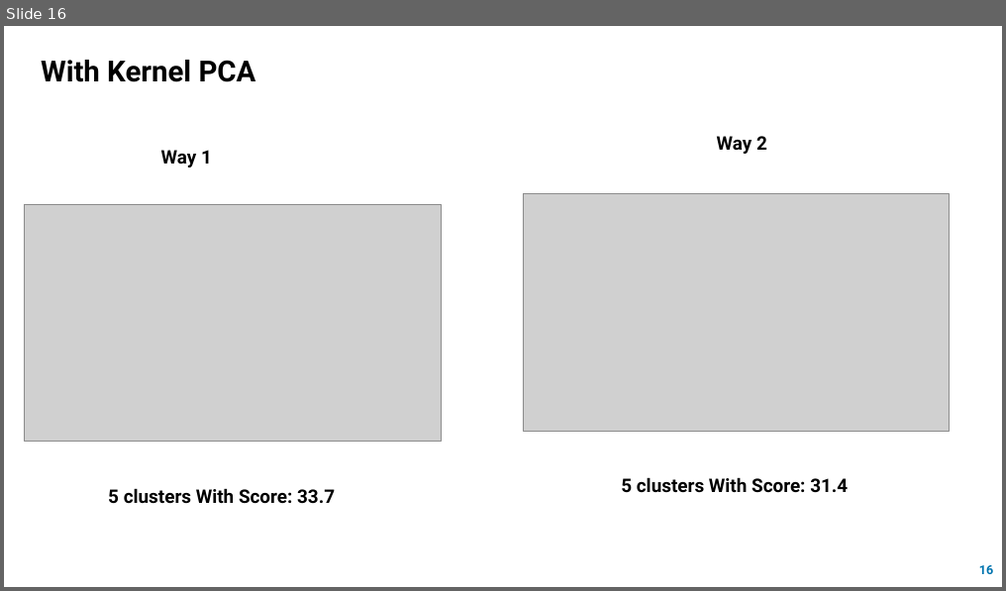
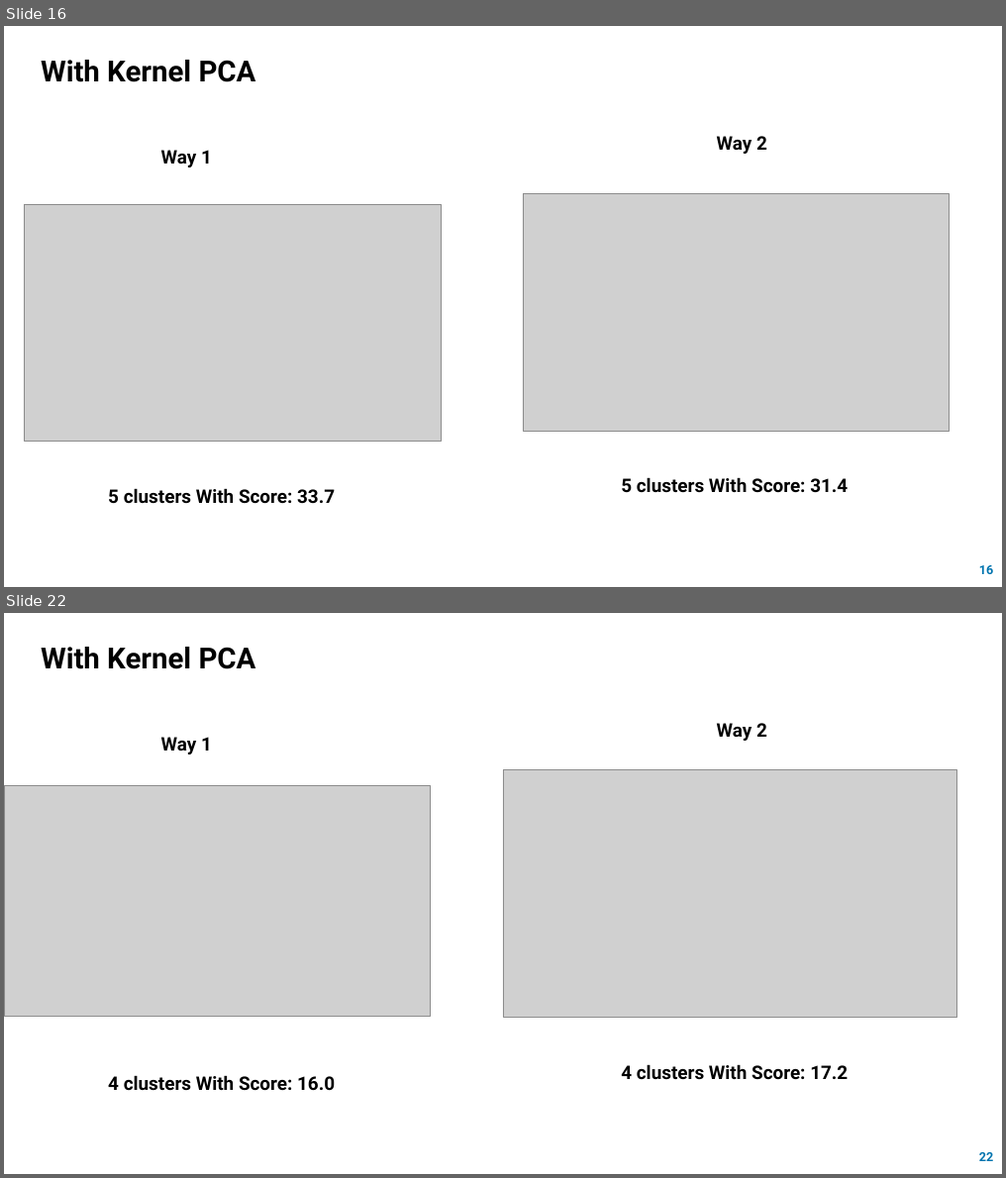
Before and after one commit to Reema-Khaseeb/clustering-credit-card-customer-segmentation, a slide deck: presentation/Credit Card Clustering.pptx. Shown one above the other, each under a label of ours: slide 16 before the commit, slides 16 and 22 after it; the slides between them are not shown. The pictures are 1006x591 and 1006x1178 pixels, drawn with LibreOffice and Linux fonts; fonts in the diff are those of the drawing; grey boxes stand for pictures. Boxes give left, top, right and bottom in pixels: in the first picture for what was removed or moved away, otherwise in the second. Text is boxed around its words. In the diff, an @@ line names an element or a change of style, - is before the commit and + after.

```diff
--- a/presentation/Credit Card Clustering.pptx
+++ b/presentation/Credit Card Clustering.pptx
@@ slide 22 added at bbox=[4, 613, 1002, 1174], background #FFFFFF @@
@@ text added at bbox=[41, 647, 256, 669], 28 pt, text #000000, bold @@
+With Kernel PCA
@@ text added at bbox=[717, 723, 767, 741], 18 pt, text #000000, bold @@
+Way 2
@@ text added at bbox=[161, 737, 212, 755], 18 pt, text #000000, bold @@
+Way 1
@@ picture added at bbox=[4, 785, 431, 1017] @@
@@ picture added at bbox=[503, 770, 957, 1017] @@
@@ text added at bbox=[108, 1075, 335, 1091], 18 pt, text #000000, bold @@
+4 clusters With Score: 16.0
@@ text added at bbox=[621, 1064, 847, 1080], 18 pt, text #000000, bold @@
+4 clusters With Score: 17.2
@@ page number added at bbox=[979, 1153, 993, 1161], 12 pt, text #0074AF, bold @@
+22
```
Also in this commit, not shown: 2 slides changed, 27 other slides added, 7 other files.
